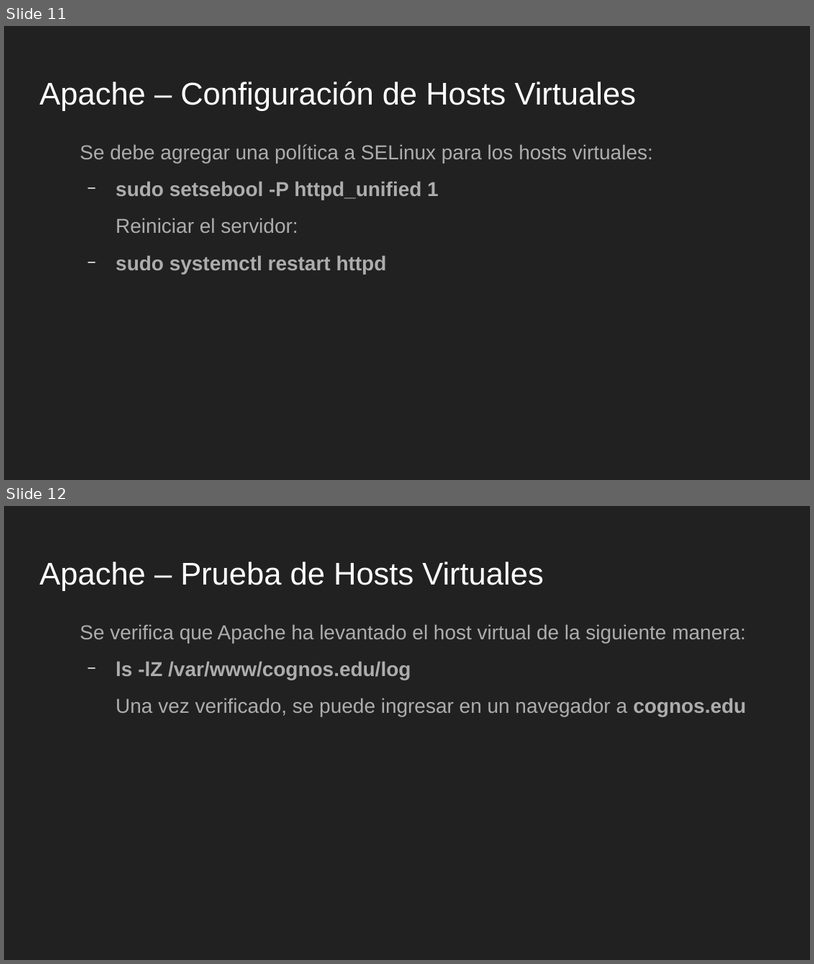
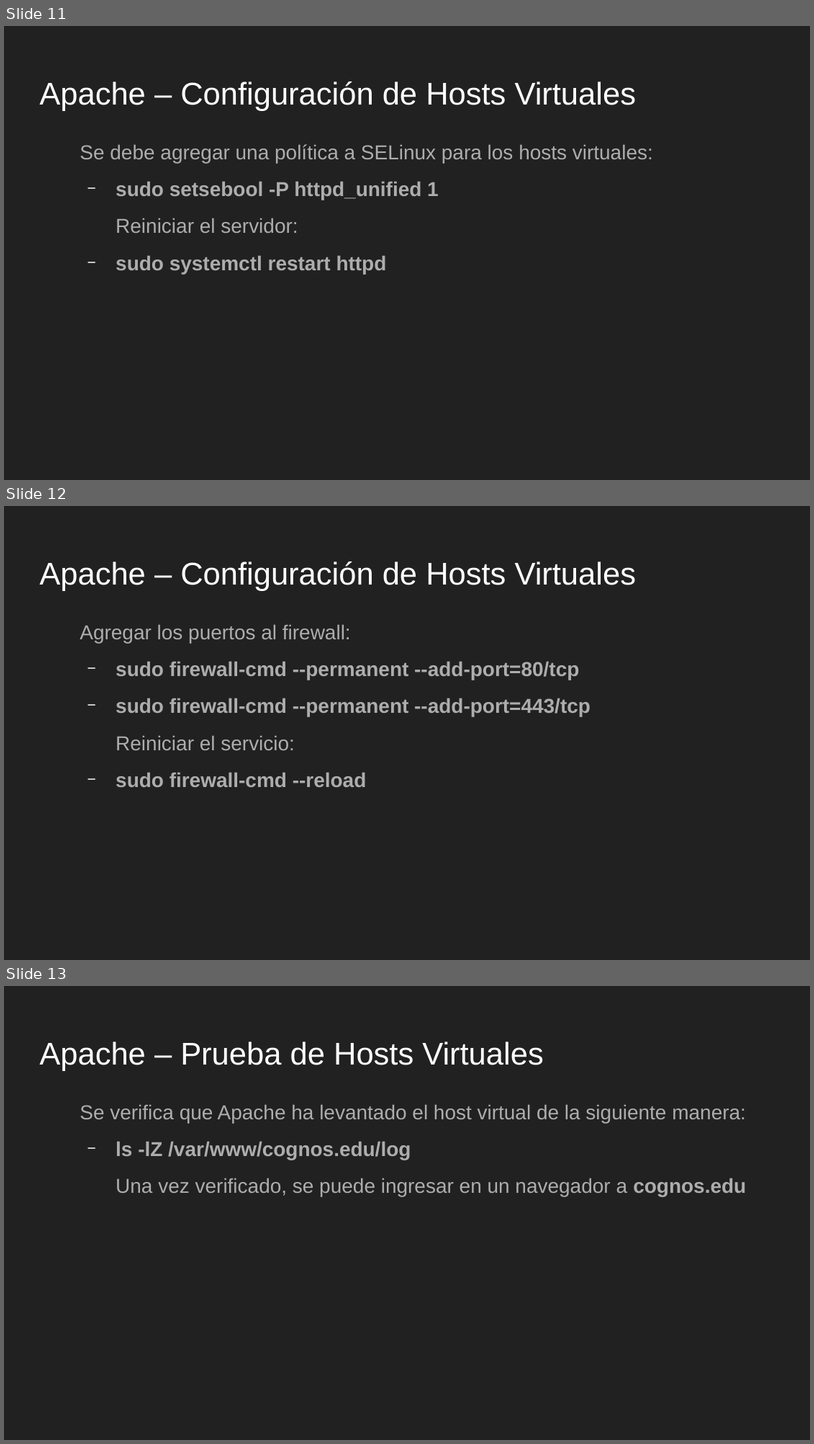
Before and after one commit to tabris2015/LNX102_103, a slide deck: slides/Sesion8.odp. Shown one above the other, each under a label of ours: slides 11 and 12 before the commit, slides 11, 12 and 13 after it. The pictures are 814x964 and 814x1444 pixels, drawn with LibreOffice and Linux fonts; fonts in the diff are those of the drawing. Boxes give left, top, right and bottom in pixels: in the first picture for what was removed or moved away, otherwise in the second. Text is boxed around its words. In the diff, an @@ line names an element or a change of style, - is before the commit and + after.

```diff
--- a/slides/Sesion8.odp
+++ b/slides/Sesion8.odp
@@ slide 12 added at <box>4,506,810,960</box>, background #212121 @@
@@ title added at <box>39,561,637,591</box>, 28 pt, text #FFFFFF @@
+Apache – Configuración de Hosts Virtuales
@@ text added at <box>80,624,591,787</box>, 18 pt, text #ADADAD, bold @@
+Agregar los puertos al firewall:
+  − sudo firewall-cmd --permanent --add-port=80/tcp
+  − sudo firewall-cmd --permanent --add-port=443/tcp
+  Reiniciar el servicio:
+  − sudo firewall-cmd --reload
@@ what was slide 12 is now slide 13 @@
```
Also in this commit, not shown: 3 other files.
